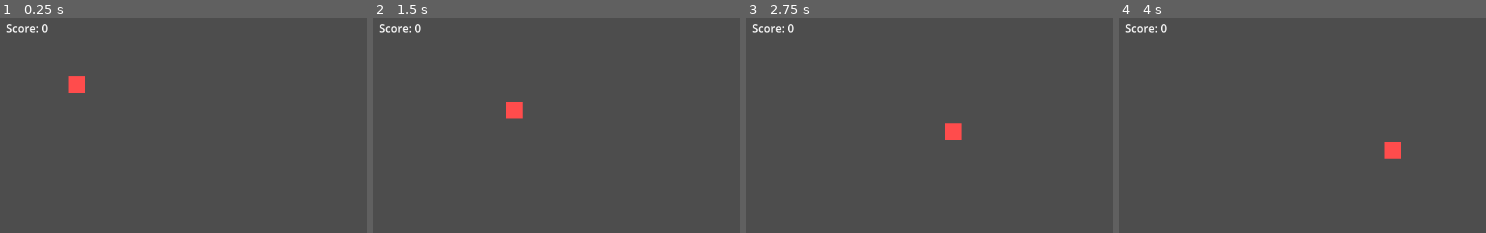
Above: before the commit, frames 1-4 (left to right).
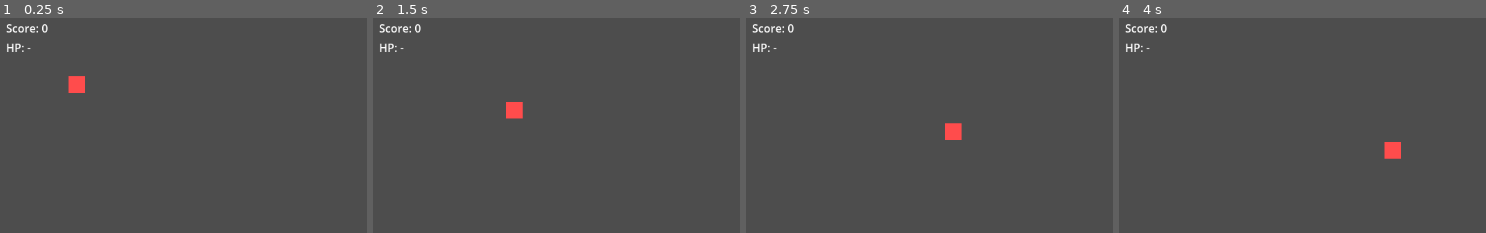
Above: after the commit, the same moments.

Repository: YodaTheCoder/godot-agent-bench
Game: Godot game, scene res://scenes/main.tscn
Two runs of this game, one before a commit and one after it. Both use one fixed random seed, a clock stepped at 60 frames per second and the inputs below.
Inputs (mouse positions are % of the whole screen's width and height, from its top left):
- Up to frame 1 (0.25 s): no input
- Up to frame 2 (1.5 s): tap Enter (ui_accept) at 0.5, 0.77 s; move the mouse to (78, 45) at 0.52 s; hold Right (ui_right) 0.53-1.25 s; hold Shift 0.53-1.25 s; click (78, 45) at 0.67 s; drag from (32, 55) to (48, 71) at 1.27 s
- Up to frame 3 (2.75 s): move the mouse to (65, 27) at 2.02 s; hold Right (ui_right) from 2.03 s (still down); tap Ctrl at 2.1 s
- Up to frame 4 (4 s): release Right (ui_right) at 2.75 s; drag from (48, 71) to (21, 34) at 2.77 s; move the mouse to (86, 66) at 3.52 s; hold Left (ui_left) from 3.53 s (still down); tap Alt at 3.6 s; tap Enter (ui_accept) at 3.77 s
The pictures show only the part of the screen within x 0-50%, y 0-50%; the shares and areas given below are measured in that part.

The runs differ from the first frame. In frame 1, 0.1% of the frame differs, in the area x 1-9%, y 11-16%; in frame 2, 0.1%; in frame 3, 0.1%; in frame 4, 0.1%.

Commit message:
validate-v1-oracle-202610311357 008-hud-health r1

Diff:
--- a/scenes/hud.tscn
+++ b/scenes/hud.tscn
@@ -11,3 +11,10 @@
 offset_right = 216.0
 offset_bottom = 39.0
 text = "Score: 0"
+
+[node name="HealthLabel" type="Label" parent="."]
+offset_left = 16.0
+offset_top = 44.0
+offset_right = 216.0
+offset_bottom = 67.0
+text = "HP: -"
--- a/scripts/components/health.gd
+++ b/scripts/components/health.gd
@@ -2,6 +2,8 @@
 extends Node
 
 signal died
+## Emitted whenever `current` changes through damage() or heal().
+signal health_changed(current: int, max_health: int)
 
 @export var max_health := 100
 
@@ -15,10 +17,16 @@
 func damage(amount: int) -> void:
 	if current == 0:
 		return
+	var previous := current
 	current = maxi(current - amount, 0)
+	if current != previous:
+		health_changed.emit(current, max_health)
 	if current == 0:
 		died.emit()
 
 
 func heal(amount: int) -> void:
+	var previous := current
 	current += amount
+	if current != previous:
+		health_changed.emit(current, max_health)
--- a/scripts/hud.gd
+++ b/scripts/hud.gd
@@ -2,7 +2,23 @@
 extends CanvasLayer
 
 @onready var score_label: Label = $ScoreLabel
+@onready var health_label: Label = $HealthLabel
 
 
-func _process(_delta: float) -> void:
-	score_label.text = "Score: %d" % ScoreManager.score
+func _ready() -> void:
+	ScoreManager.score_changed.connect(_on_score_changed)
+	_on_score_changed(ScoreManager.score)
+
+
+## Shows `health` in the health label and keeps it up to date via `health_changed`.
+func bind_health(health: Health) -> void:
+	health.health_changed.connect(_on_health_changed)
+	_on_health_changed(health.current, health.max_health)
+
+
+func _on_score_changed(score: int) -> void:
+	score_label.text = "Score: %d" % score
+
+
+func _on_health_changed(current: int, max_health: int) -> void:
+	health_label.text = "HP: %d/%d" % [current, max_health]
--- a/scripts/score_manager.gd
+++ b/scripts/score_manager.gd
@@ -1,11 +1,15 @@
 extends Node
+
+signal score_changed(score: int)
 
 var score: int
 
 
 func add_points(n: int) -> void:
 	score += n
+	score_changed.emit(score)
 
 
 func reset() -> void:
 	score = 0
+	score_changed.emit(score)
